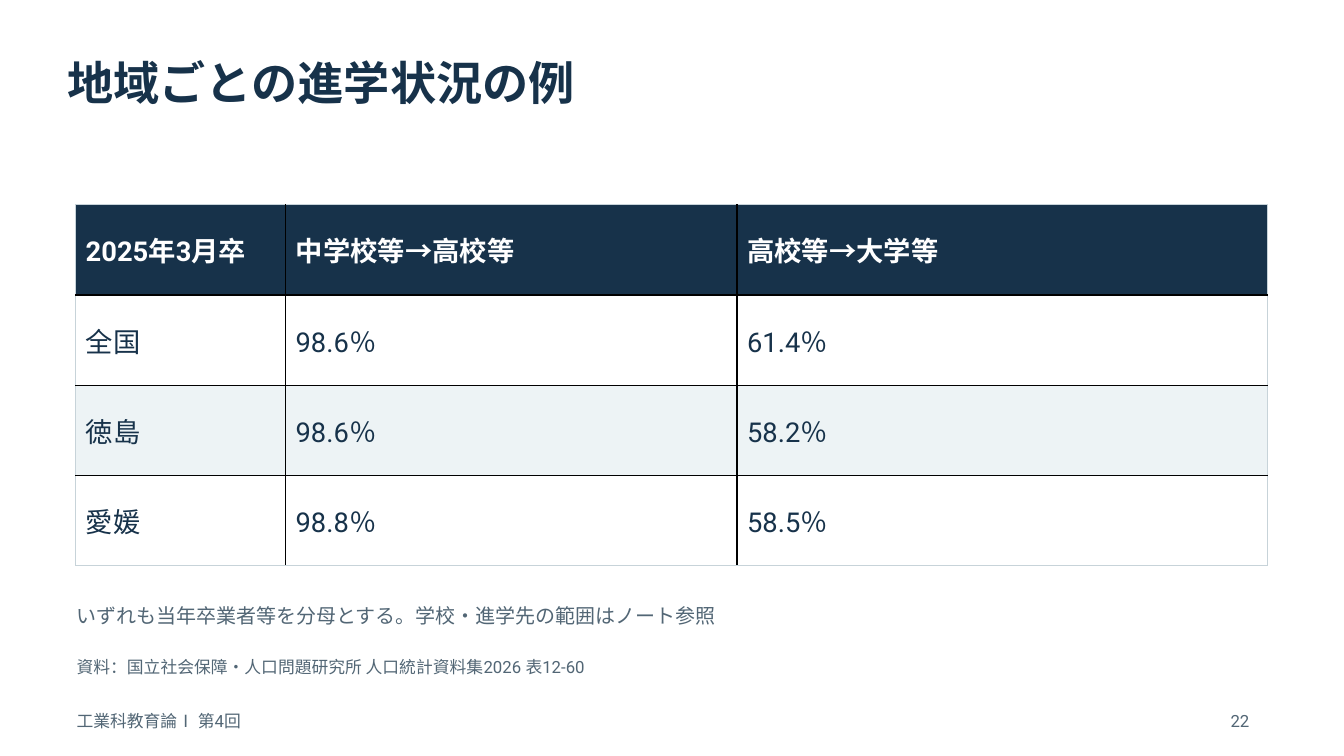
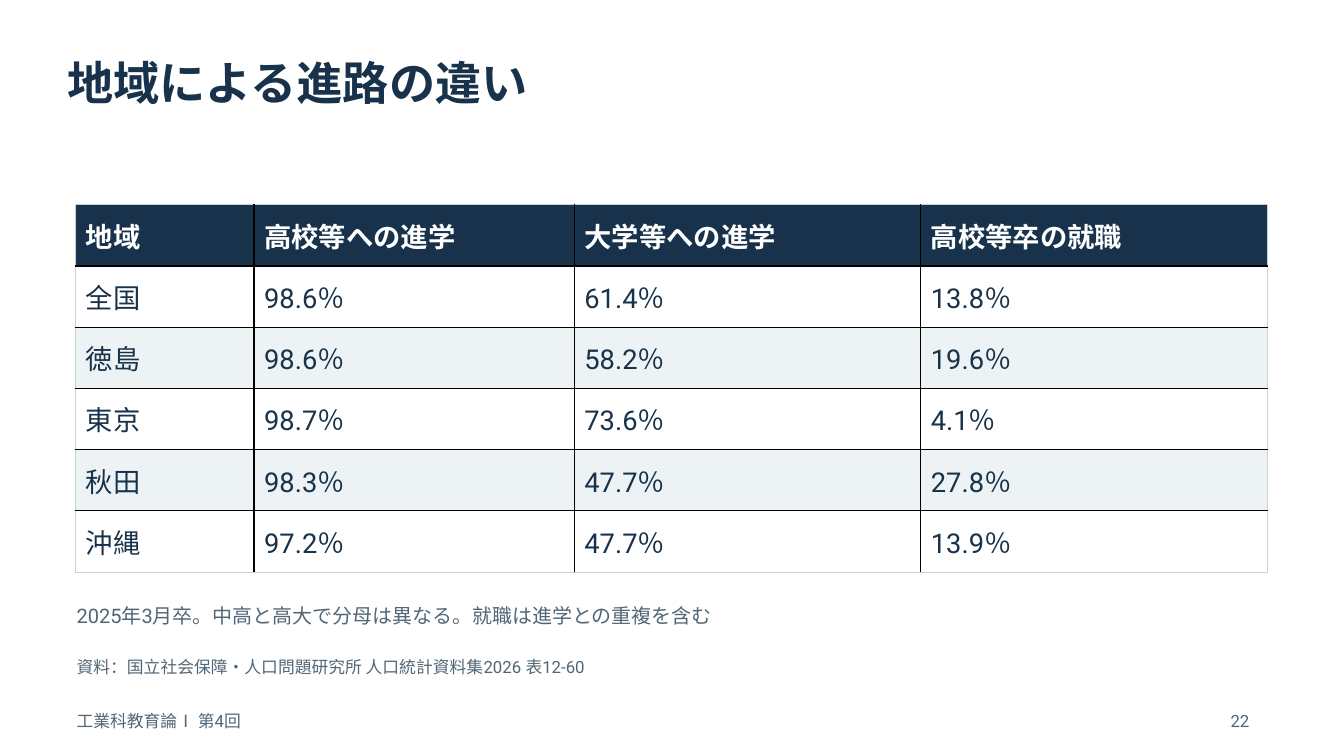
Before and after one commit to zooc-14calbp/industrial-education-i, a slide deck: slide 22 of lessons/04/slides.pptx. Drawn at 1344x756 pixels with LibreOffice and Linux fonts; fonts in the diff are those of the drawing. Boxes give left, top, right and bottom in pixels: in the first picture for what was removed or moved away, otherwise in the second. Text is boxed around its words. In the diff, an @@ line names an element or a change of style, - is before the commit and + after.

```diff
--- a/lessons/04/slides.pptx
+++ b/lessons/04/slides.pptx
@@ text at bbox=[67, 60, 528, 104]: text changed @@
-地域ごとの進学状況の例
+地域による進路の違い
@@ table at bbox=[76, 205, 1268, 573] @@
-2025年3月卒 | 中学校等→高校等 | 高校等→大学等
-全国 | 98.6％ | 61.4％
-徳島 | 98.6％ | 58.2％
-愛媛 | 98.8％ | 58.5％
+地域 | 高校等への進学 | 大学等への進学 | 高校等卒の就職
+全国 | 98.6％ | 61.4％ | 13.8％
+徳島 | 98.6％ | 58.2％ | 19.6％
+東京 | 98.7％ | 73.6％ | 4.1％
+秋田 | 98.3％ | 47.7％ | 27.8％
+沖縄 | 97.2％ | 47.7％ | 13.9％
@@ text at bbox=[77, 606, 712, 625]: text changed @@
-いずれも当年卒業者等を分母とする。学校・進学先の範囲はノート参照
+2025年3月卒。中高と高大で分母は異なる。就職は進学との重複を含む
```
Also in this commit, not shown: 3 other files.
